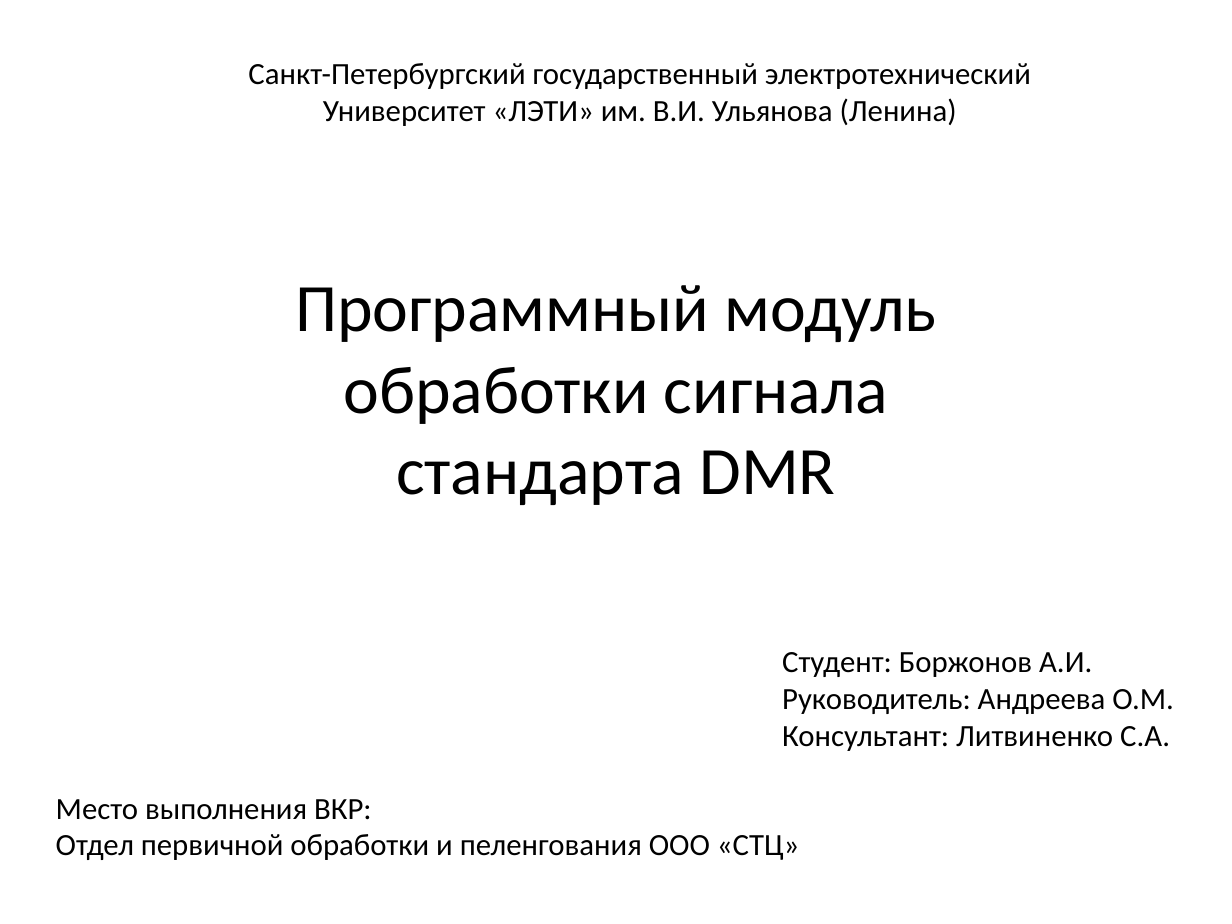
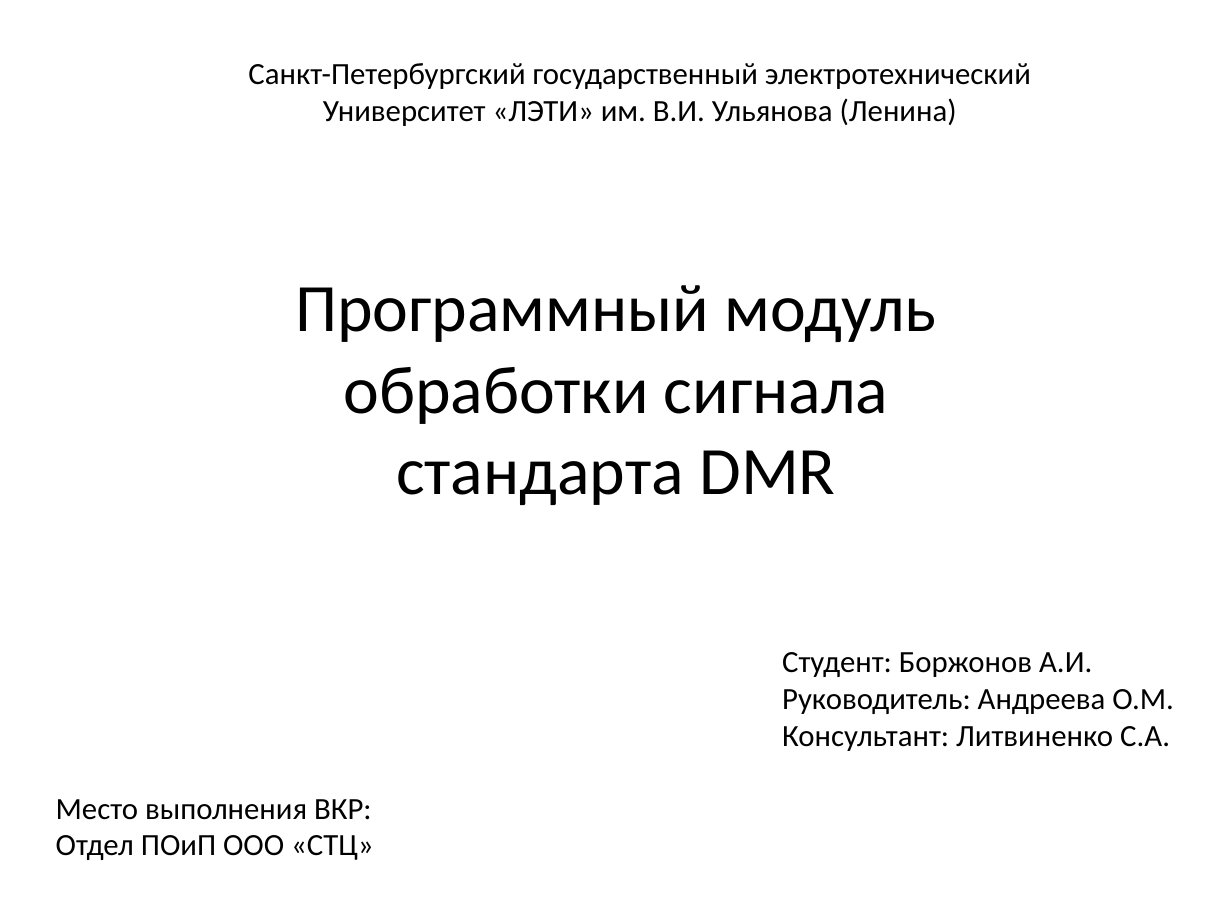
Before and after one commit to BorzhonovAI/magistr, a slide deck: slide 1 of Презентация Диплом.pptx. Drawn at 1232x924 pixels with LibreOffice and Linux fonts; fonts in the diff are those of the drawing. Boxes give left, top, right and bottom in pixels: in the first picture for what was removed or moved away, otherwise in the second. Text is boxed around its words. In the diff, an @@ line names an element or a change of style, - is before the commit and + after.

```diff
--- a/Презентация Диплом.pptx
+++ b/Презентация Диплом.pptx
@@ text at bbox=[56, 835, 374, 860]: text changed @@
-Отдел первичной обработки и пеленгования ООО «СТЦ»
+Отдел ПОиП ООО «СТЦ»
```
Also in this commit, not shown: 3 other slides changed, 2 other files.
